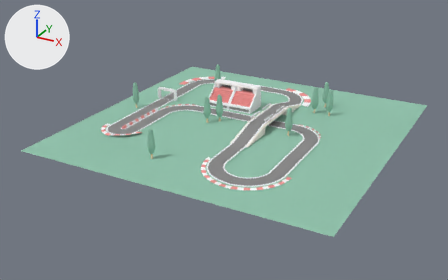
One commit to the Blender file Racing Lane/track.blend: the scene before it, then after it.
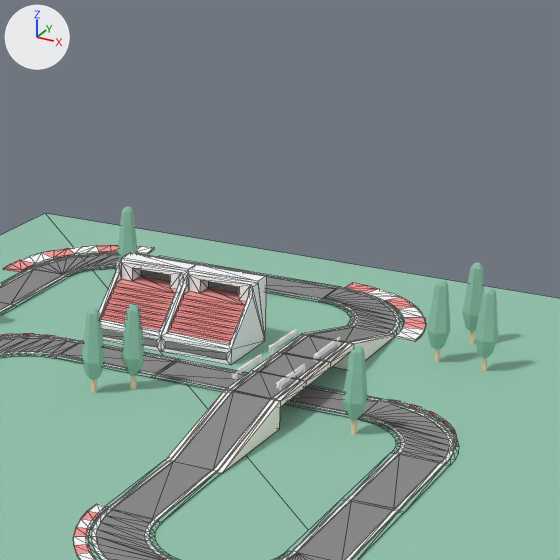
There are two pictures of each version: one whole from a 50 mm camera at (14.0, -27.5, 12.7) aimed at (-0.3, -1.5, -0.3), one close up on the part from 40% to 79% of the width and 0% to 62% of the height. The lights are fixed; the arrows at upper left show +X, +Y and +Z. The close-ups show mesh edges as thin lines.

Names of what the first close-up shows: 'grandStand', 'grass', 'roadCornerLargeBorder.001', 'roadCornerSmallBorder.000', 'roadCornerSmallBorder.002', 'roadCornerSmallWall.000', 'treeLarge', 'treeLarge.001', 'treeLarge.002', 'treeLarge.004', 'treeLarge.005', 'treeLarge.006'.
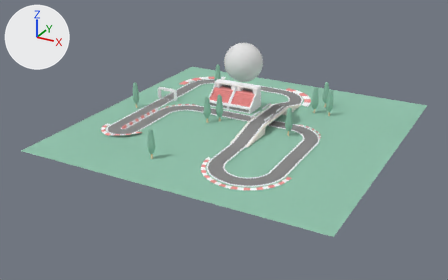
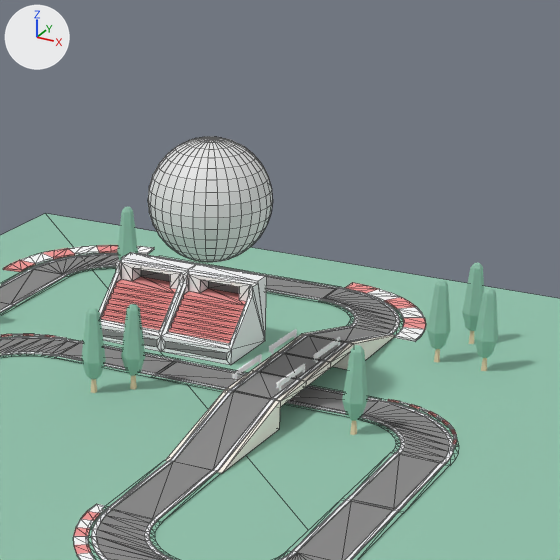
Pixel boxes (x1, y1, x2, y2) of what changed, in the close-ups (560 x 560 px):
'Sphere', added: after (148, 137, 273, 262)

Edits to the bpy script that builds the scene:
```text
Add me_sphere:
    me_sphere.from_pydata(...)  # a UV sphere (32 segments, 16 rings, poles along z) spanning x -1.0..1.0, y -1.0..1.0, z -1.0..1.0
Add ob_sphere:
    ob_sphere = bpy.data.objects.new('Sphere', me_sphere)
    ob_sphere.location = (0.0, 0.0, 3.53)
```
